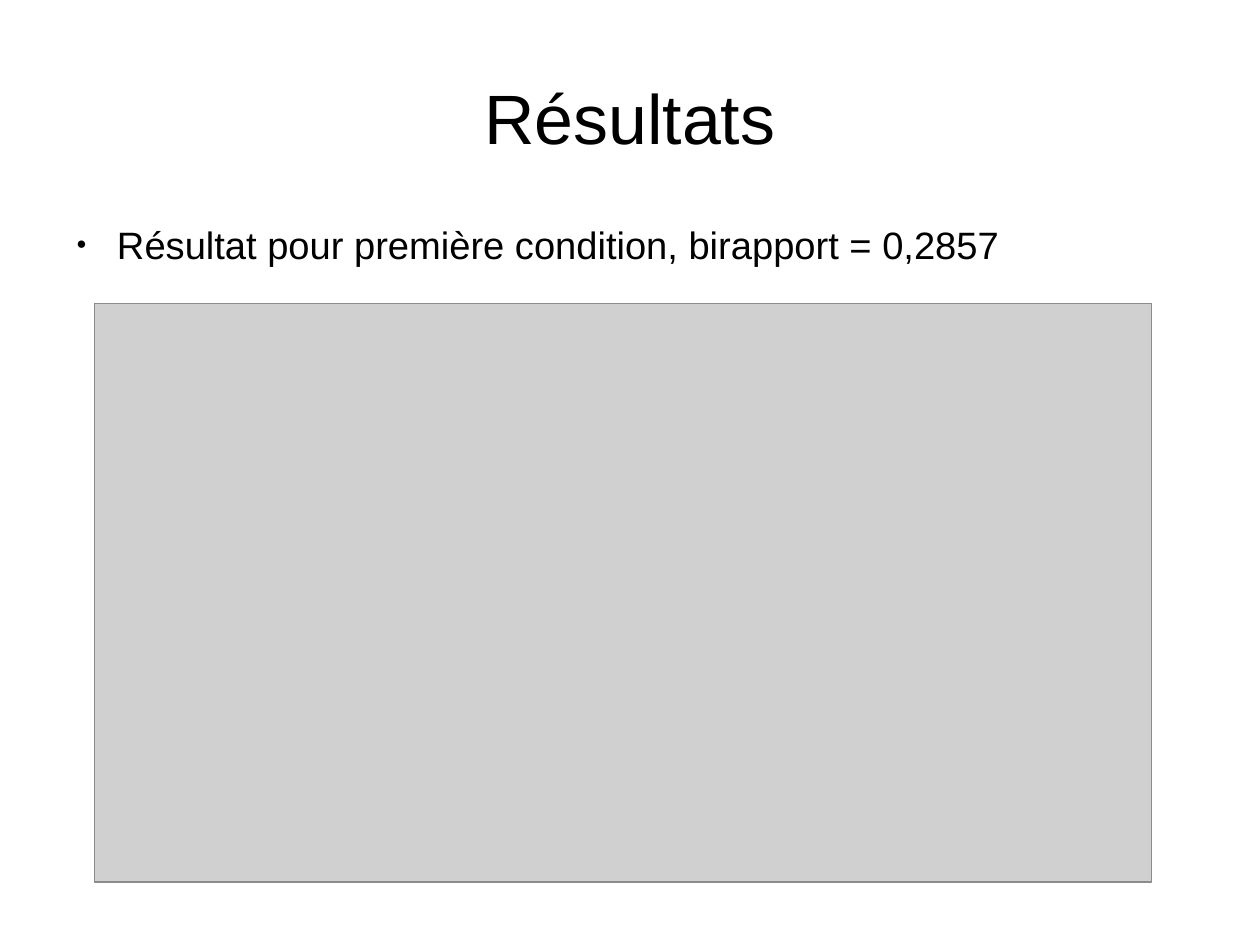
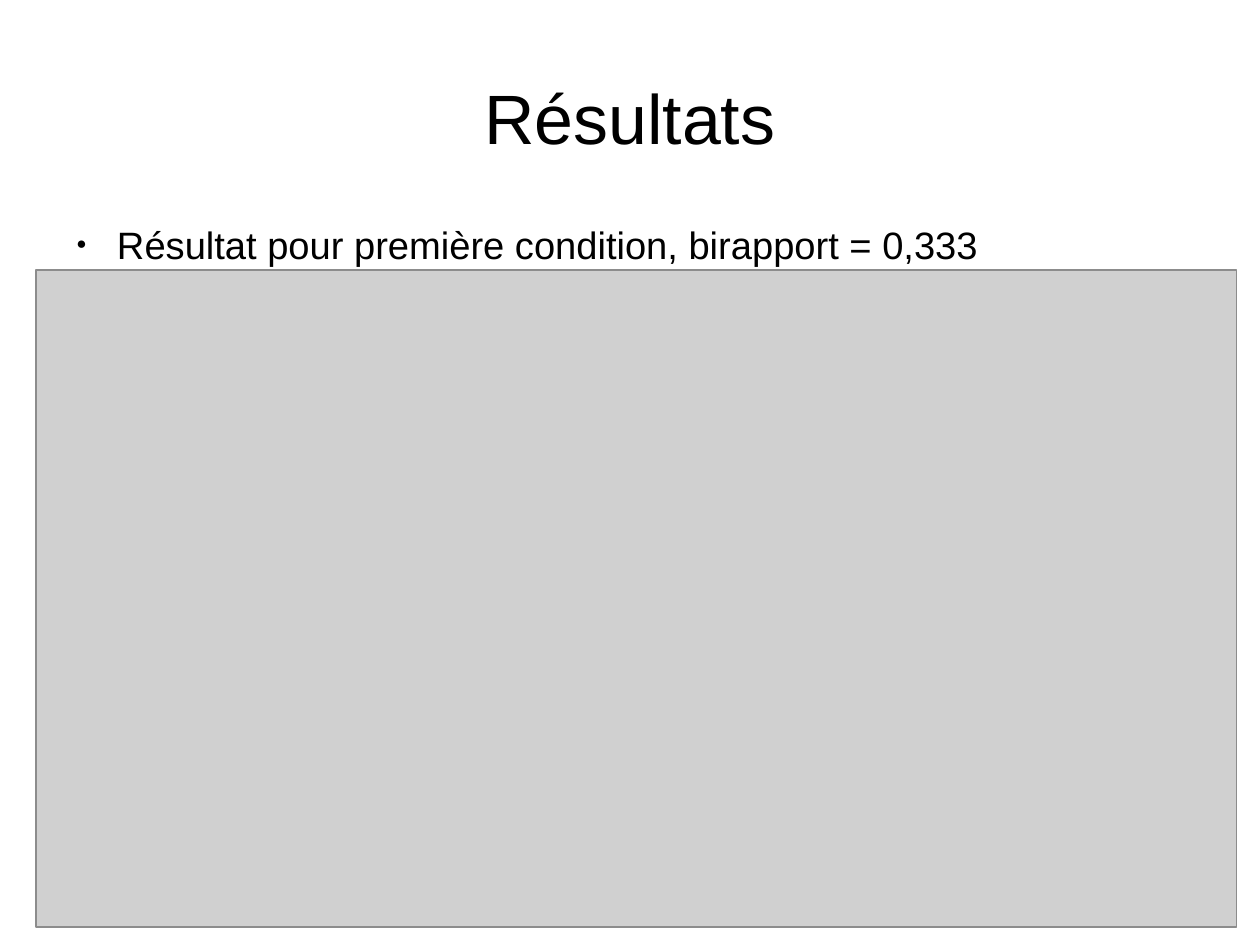
Before and after one commit to fbailly/expego, a slide deck: slide 7 of presentation/res_preli.odp. Drawn at 1260x945 pixels with LibreOffice and Linux fonts; fonts in the diff are those of the drawing; grey boxes stand for pictures. Boxes give left, top, right and bottom in pixels: in the first picture for what was removed or moved away, otherwise in the second. Text is boxed around its words. In the diff, an @@ line names an element or a change of style, - is before the commit and + after.

Commit message:
Add presentation

```diff
--- a/presentation/res_preli.odp
+++ b/presentation/res_preli.odp
@@ text at [117,231,977,267]: text changed @@
-● Résultat pour première condition, birapport = 0,2857
+● Résultat pour première condition, birapport = 0,333
@@ picture: place and size @@
-picture at [95,304,1153,883]
+picture at [35,270,1236,927]
```
Also in this commit, not shown: 1 other slide changed, 12 other files.
